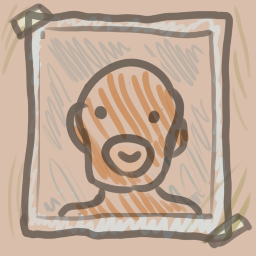
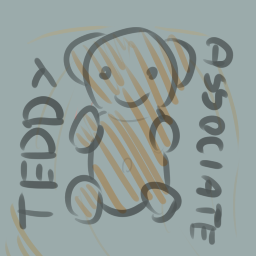
Before/after of a 256px x 256px layered artwork. What changed in the layer stack:
added group "Copy of Residence" (1st of 2) with 4 layers above "Copy of Residence" over [0, 0, 256, 256]
added group "1" (1st of 7, in "Copy of Residence") with 2 layers in group "Copy of Residence" over [0, 0, 256, 256]
moved "Paint Layer 1" (1st of 9, in "Copy of Residence" › "1") into group "1", painted on it over [0, 0, 256, 256]
moved "Paint Layer 2" (1st of 9, in "Copy of Residence" › "1") into group "1", painted on it over [0, 0, 256, 256]
added layer "Paint Layer 9" (1st of 4, in "Copy of Residence") (60%) in group "Copy of Residence" over [0, 0, 256, 256]
hid group "PFP" (13 layers) over [0, 0, 256, 256]
